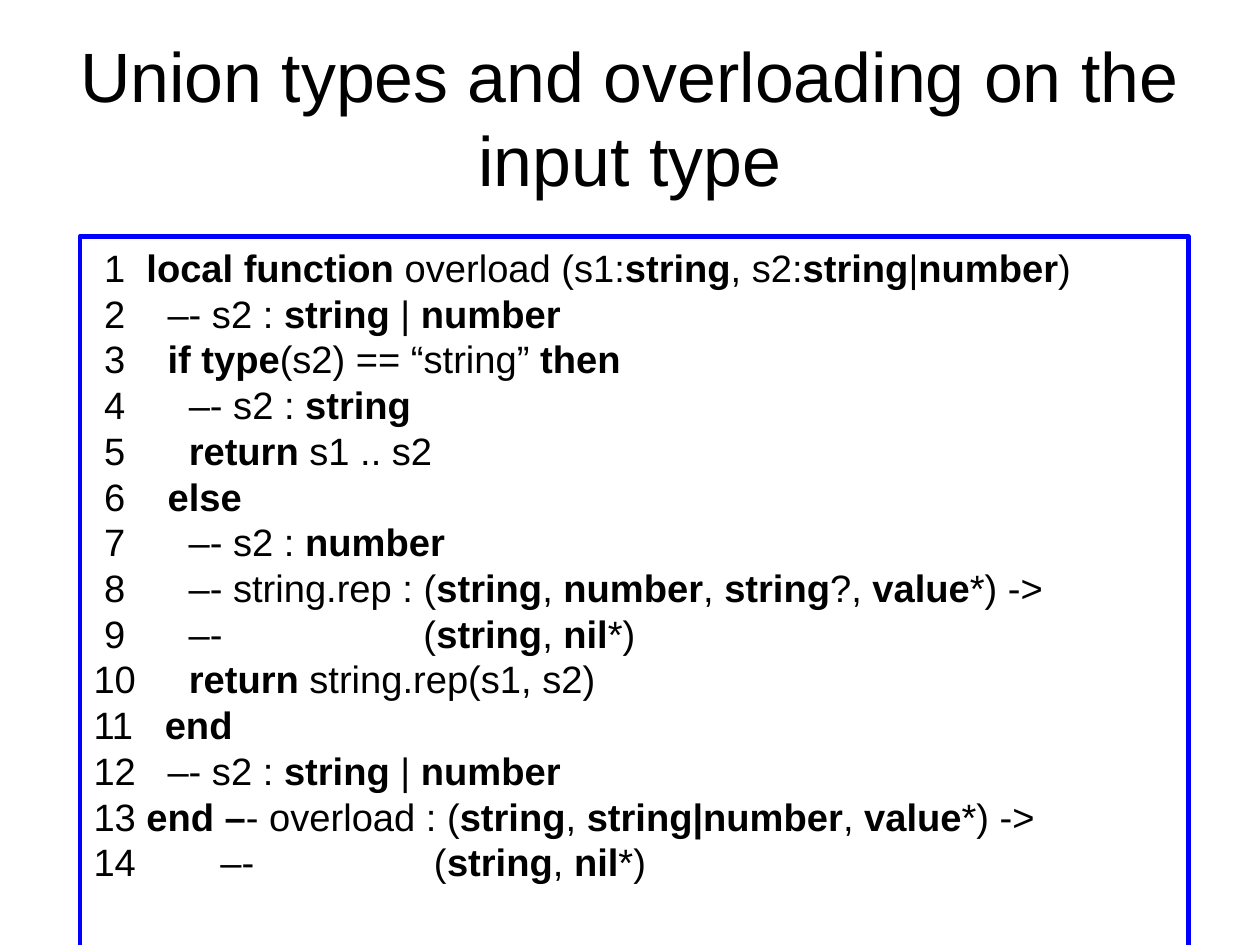
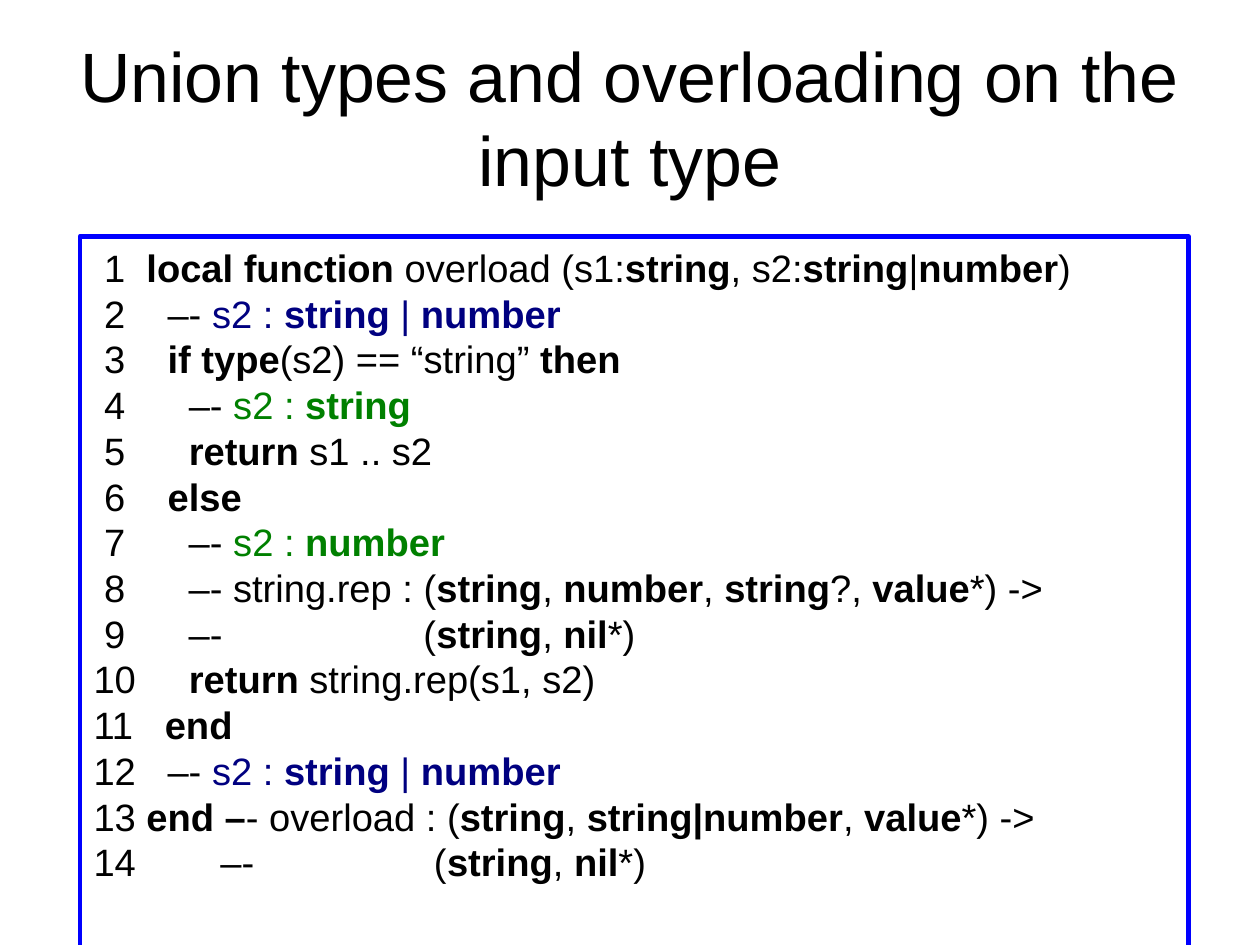
Before and after one commit to andremm/typedlua, a slide deck: slide 14 of doc/slides/dyla2014.odp. Drawn at 1260x945 pixels with LibreOffice and Linux fonts; fonts in the diff are those of the drawing. Boxes give left, top, right and bottom in pixels: in the first picture for what was removed or moved away, otherwise in the second. Text is boxed around its words. In the diff, an @@ line names an element or a change of style, - is before the commit and + after.

```diff
--- a/doc/slides/dyla2014.odp
+++ b/doc/slides/dyla2014.odp
@@ text in rectangle at box(94, 300, 561, 793): text colour #000000 to #000080 in "s2 : string | number", "s2 : string | number"; text colour #000000 to #008000 in "s2 : string", "s2 : number" @@
```
Also in this commit, not shown: 14 other slides changed.
